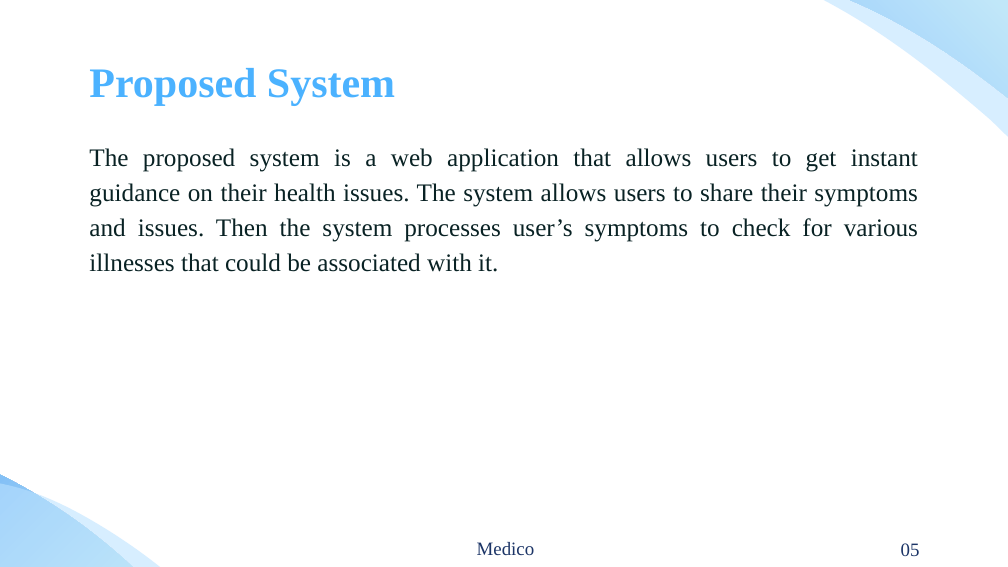
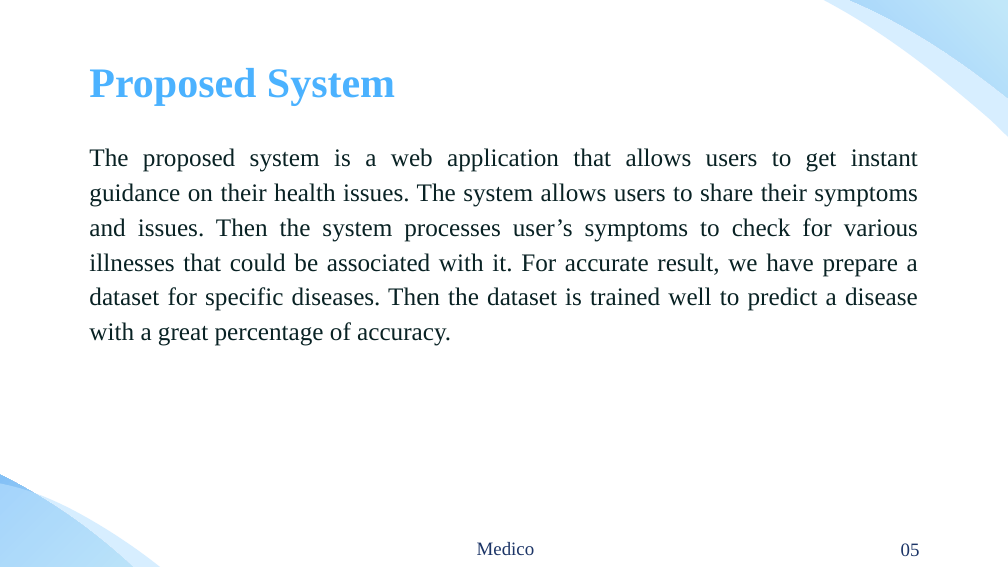
Before and after one commit to ghostaaa27/Medico, a slide deck: slide 7 of report and slide/Medico_edited.pptx. Drawn at 1008x567 pixels with LibreOffice and Linux fonts; fonts in the diff are those of the drawing. Boxes give left, top, right and bottom in pixels: in the first picture for what was removed or moved away, otherwise in the second. Text is boxed around its words. In the diff, an @@ line names an element or a change of style, - is before the commit and + after.

```diff
--- a/report and slide/Medico_edited.pptx
+++ b/report and slide/Medico_edited.pptx
@@ text at (x1=89, y1=148, x2=918, y2=346): text changed @@
-The proposed system is a web application that allows users to get instant guidance on their health issues. The system allows users to share their symptoms and issues. Then the system processes user’s symptoms to check for various illnesses that could be associated with it.
+The proposed system is a web application that allows users to get instant guidance on their health issues. The system allows users to share their symptoms and issues. Then the system processes user’s symptoms to check for various illnesses that could be associated with it. For accurate result, we have prepare a dataset for specific diseases. Then the dataset is trained well to predict a disease with a great percentage of accuracy.
```
Also in this commit, not shown: 1 other slide changed, 1 slide added, 14 other files.
